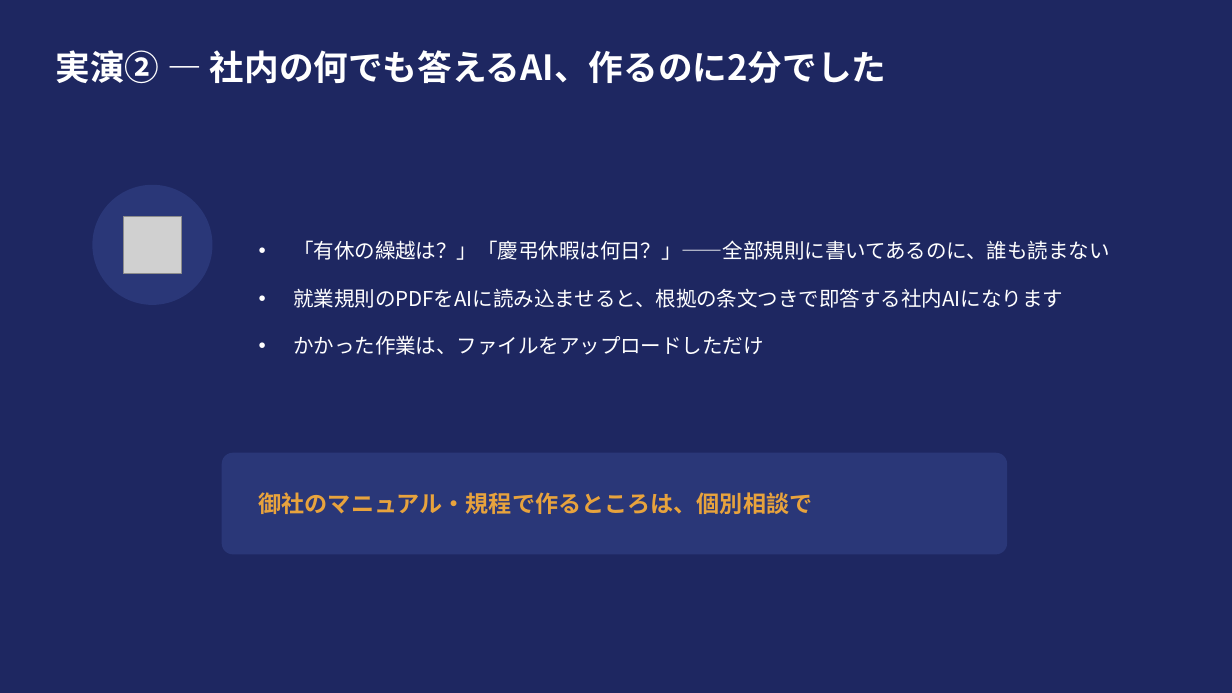
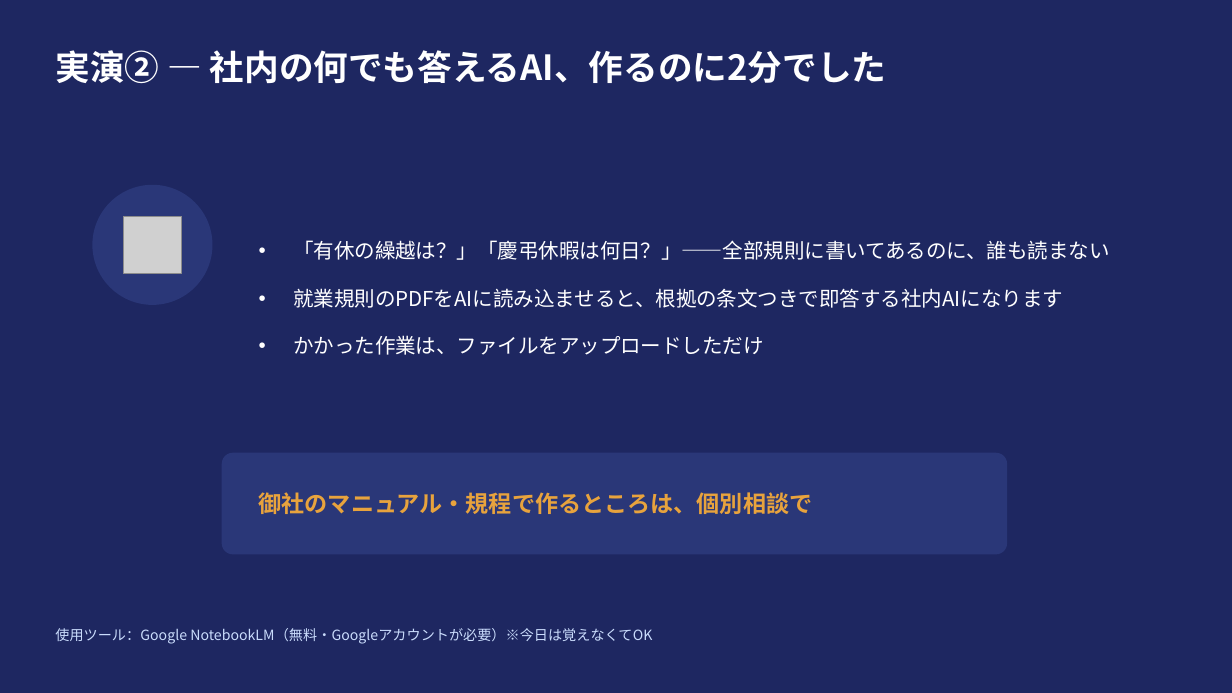
Before and after one commit to mochamofu/ai-lecture, a slide deck: slide 18 of docs/seminar/seminar-video-content.pptx. Drawn at 1232x693 pixels with LibreOffice and Linux fonts; fonts in the diff are those of the drawing; grey boxes stand for pictures. Boxes give left, top, right and bottom in pixels: in the first picture for what was removed or moved away, otherwise in the second. Text is boxed around its words. In the diff, an @@ line names an element or a change of style, - is before the commit and + after.

```diff
--- a/docs/seminar/seminar-video-content.pptx
+++ b/docs/seminar/seminar-video-content.pptx
@@ text added at (x1=55, y1=628, x2=652, y2=644), 11 pt, text #CADCFC @@
+使用ツール：Google NotebookLM（無料・Googleアカウントが必要）※今日は覚えなくてOK
```
Also in this commit, not shown: 4 other slides changed, 7 other files.
